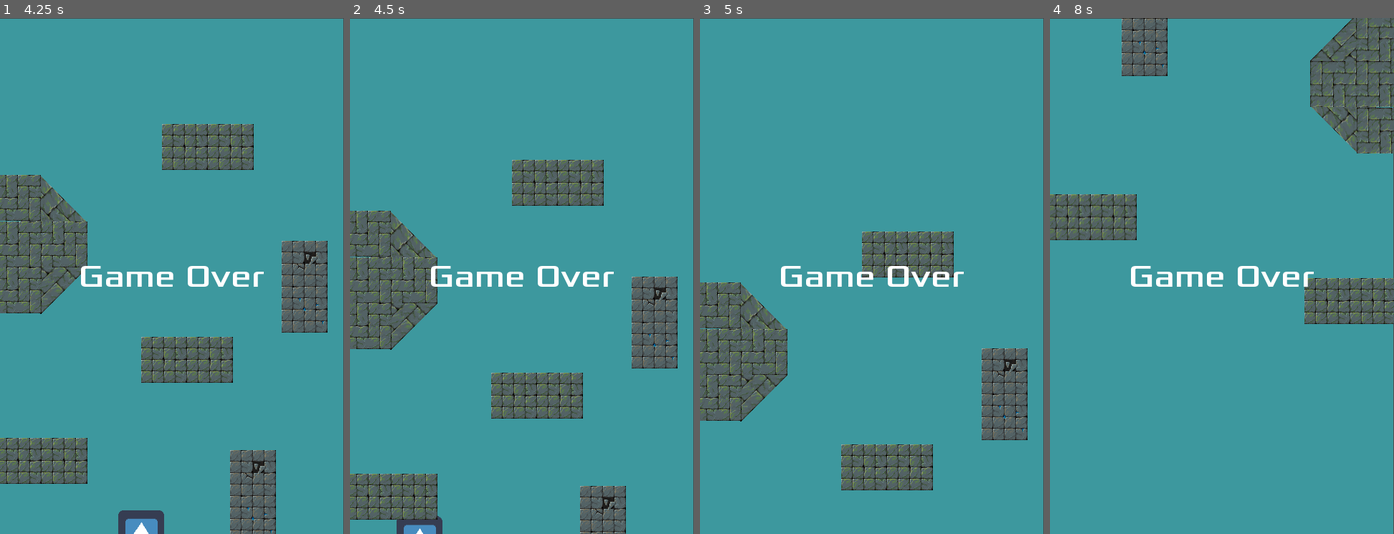
Above: before the commit, frames 1-4 (left to right).
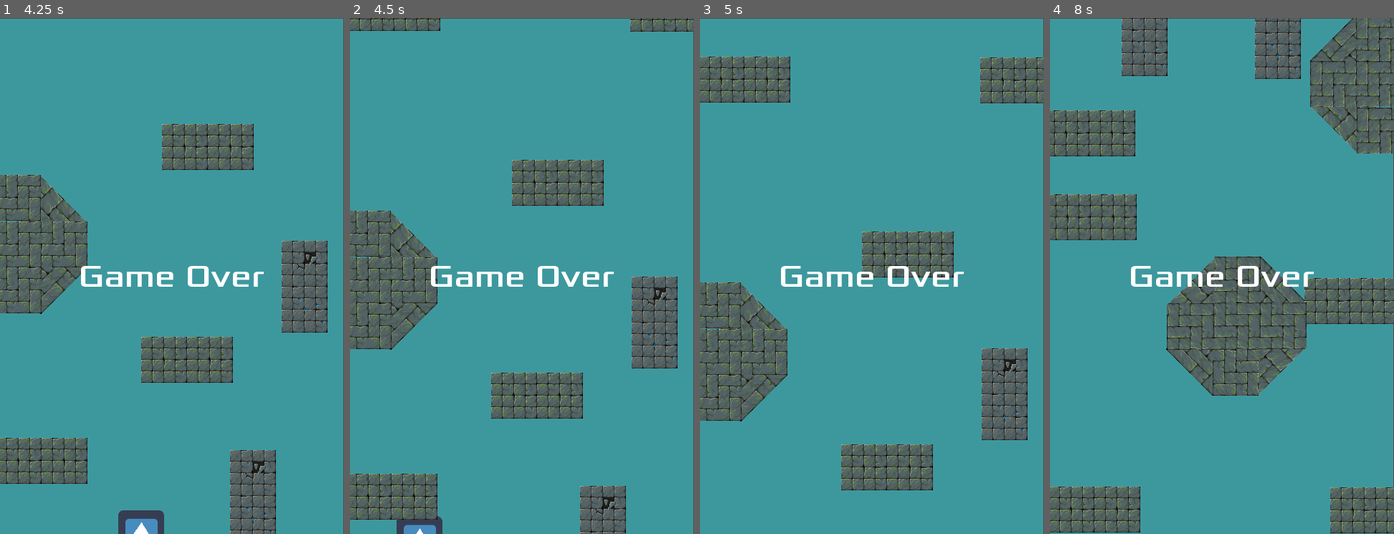
Above: after the commit, the same moments.

Repository: Harrison-Winters/Jet-Pack-Escape
Game: Godot game, scene res://Stage1.tscn
Two runs of this game, one before a commit and one after it. Both use one fixed random seed, a clock stepped at 60 frames per second and the inputs below. The engine's default icon, where the game draws it, is replaced by a stand-in: a white triangle on a blue panel in a dark square.
Inputs:
- Up to frame 1 (4.25 s): hold Right (ui_right) 0.53-1.28 s; hold Down (ui_down) 1.28-2.03 s; hold Right (ui_right) 2.03-2.78 s; hold Up (ui_up) 2.78-3.53 s; hold Left (ui_left) from 3.53 s (still down)
- Up to frame 2 (4.5 s): keep holding Left (ui_left)
- Up to frame 3 (5 s): keep holding Left (ui_left)
- Up to frame 4 (8 s): release Left (ui_left) at 5.03 s; hold Down (ui_down) 5.03-5.78 s; hold Right (ui_right) 5.78-6.53 s; hold Up (ui_up) 6.53-7.28 s; hold Right (ui_right) from 7.28 s (still down)

Frame 1 is identical in both runs. In frame 2, 1.1% of the frame differs, in the area x 0-100%, y 0-3%; in frame 3, 4.0%; in frame 4, 16%, in the area x 0-100%, y 0-100%.

Commit message:
stage building 1

Diff:
--- a/Jetpack Escape/Part1.tscn
+++ b/Jetpack Escape/Part1.tscn
@@ -1,9 +1,8 @@
-[gd_scene load_steps=5 format=2]
+[gd_scene load_steps=4 format=2]
 
 [ext_resource path="res://Wall1.tscn" type="PackedScene" id=1]
 [ext_resource path="res://Wall2.tscn" type="PackedScene" id=2]
 [ext_resource path="res://Wall3.tscn" type="PackedScene" id=3]
-[ext_resource path="res://Wall.gd" type="Script" id=4]
 
 [node name="Part1" type="Node2D"]
 position = Vector2( -300, -51 )
@@ -35,8 +34,41 @@
 [node name="Wall3" parent="." instance=ExtResource( 3 )]
 position = Vector2( 784, 205 )
 rotation = 3.14159
-script = ExtResource( 4 )
 
 [node name="Wall4" parent="." instance=ExtResource( 3 )]
 position = Vector2( 285, -489 )
-script = ExtResource( 4 )
+
+[node name="Obstacles2" parent="." instance=ExtResource( 1 )]
+position = Vector2( 289, -869 )
+
+[node name="Obstacles3" parent="." instance=ExtResource( 1 )]
+position = Vector2( 682, -868 )
+
+[node name="Obstacle8" parent="." instance=ExtResource( 2 )]
+position = Vector2( 577, -1566 )
+
+[node name="Wall5" parent="." instance=ExtResource( 3 )]
+position = Vector2( 584, -1124 )
+rotation = 1.5708
+
+[node name="Wall6" parent="Wall5" instance=ExtResource( 3 )]
+position = Vector2( 64, 66 )
+rotation = 3.14159
+
+[node name="Obstacles4" parent="." instance=ExtResource( 1 )]
+position = Vector2( 282, -1394 )
+
+[node name="Obstacles5" parent="." instance=ExtResource( 1 )]
+position = Vector2( 719, -1724 )
+
+[node name="Obstacles6" parent="." instance=ExtResource( 1 )]
+position = Vector2( 534, -1896 )
+
+[node name="Obstacles7" parent="." instance=ExtResource( 1 )]
+position = Vector2( 281, -2051 )
+
+[node name="Obstacles8" parent="." instance=ExtResource( 1 )]
+position = Vector2( 612, -2251 )
+
+[node name="Obstacle9" parent="." instance=ExtResource( 2 )]
+position = Vector2( 291, -1787 )
--- a/Jetpack Escape/Wall3.tscn
+++ b/Jetpack Escape/Wall3.tscn
@@ -1,10 +1,16 @@
-[gd_scene load_steps=2 format=2]
+[gd_scene load_steps=3 format=2]
 
 [ext_resource path="res://art/png/TILE_1C.png" type="Texture" id=1]
+[ext_resource path="res://Wall.gd" type="Script" id=2]
 
 [node name="Wall3" type="Node2D"]
+script = ExtResource( 2 )
 
 [node name="StaticBody2D" type="StaticBody2D" parent="."]
+
+[node name="CollisionPolygon2D6" type="CollisionPolygon2D" parent="StaticBody2D"]
+position = Vector2( 32, -32 )
+polygon = PoolVector2Array( 32, 32, -32, 32, -32, -32, 32, -32 )
 
 [node name="CollisionPolygon2D5" type="CollisionPolygon2D" parent="StaticBody2D"]
 position = Vector2( 73, -8 )
@@ -28,8 +34,14 @@
 polygon = PoolVector2Array( 32, 32, -32, 32, -32, -32, 32, -32 )
 
 [node name="CollisionPolygon2D" type="CollisionPolygon2D" parent="StaticBody2D"]
-position = Vector2( 99, 33 )
+position = Vector2( 98, 33 )
 polygon = PoolVector2Array( 32, 32, 14.5943, 32, -32, 32, -32, -32, 32, -32 )
+
+[node name="Tile1c4" type="Sprite" parent="StaticBody2D"]
+position = Vector2( 73, -8 )
+rotation = 2.35619
+scale = Vector2( 1, 1.43206 )
+texture = ExtResource( 1 )
 
 [node name="Sprite" type="Sprite" parent="StaticBody2D"]
 position = Vector2( 33, 33 )
@@ -50,17 +62,6 @@
 z_index = -1
 texture = ExtResource( 1 )
 
-[node name="Tile1c4" type="Sprite" parent="StaticBody2D"]
-position = Vector2( 73, -8 )
-rotation = 2.35619
-scale = Vector2( 1, 1.43206 )
-z_index = -1
-texture = ExtResource( 1 )
-
 [node name="Tile1c2" type="Sprite" parent="StaticBody2D"]
 position = Vector2( 33, 97 )
 texture = ExtResource( 1 )
-
-[node name="CollisionPolygon2D6" type="CollisionPolygon2D" parent="StaticBody2D"]
-position = Vector2( 32, -32 )
-polygon = PoolVector2Array( 32, 32, -32, 32, -32, -32, 32, -32 )
--- a/Jetpack Escape/project.godot
+++ b/Jetpack Escape/project.godot
@@ -32,6 +32,16 @@
 "events": [ Object(InputEventKey,"resource_local_to_scene":false,"resource_name":"","device":0,"alt":false,"shift":false,"control":false,"meta":false,"command":false,"pressed":false,"scancode":88,"physical_scancode":0,"unicode":0,"echo":false,"script":null)
  ]
 }
+shoot={
+"deadzone": 0.5,
+"events": [ Object(InputEventKey,"resource_local_to_scene":false,"resource_name":"","device":0,"alt":false,"shift":false,"control":false,"meta":false,"command":false,"pressed":false,"scancode":0,"physical_scancode":90,"unicode":0,"echo":false,"script":null)
+ ]
+}
+parry={
+"deadzone": 0.5,
+"events": [ Object(InputEventKey,"resource_local_to_scene":false,"resource_name":"","device":0,"alt":false,"shift":false,"control":false,"meta":false,"command":false,"pressed":false,"scancode":0,"physical_scancode":88,"unicode":0,"echo":false,"script":null)
+ ]
+}
 
 [physics]
 
